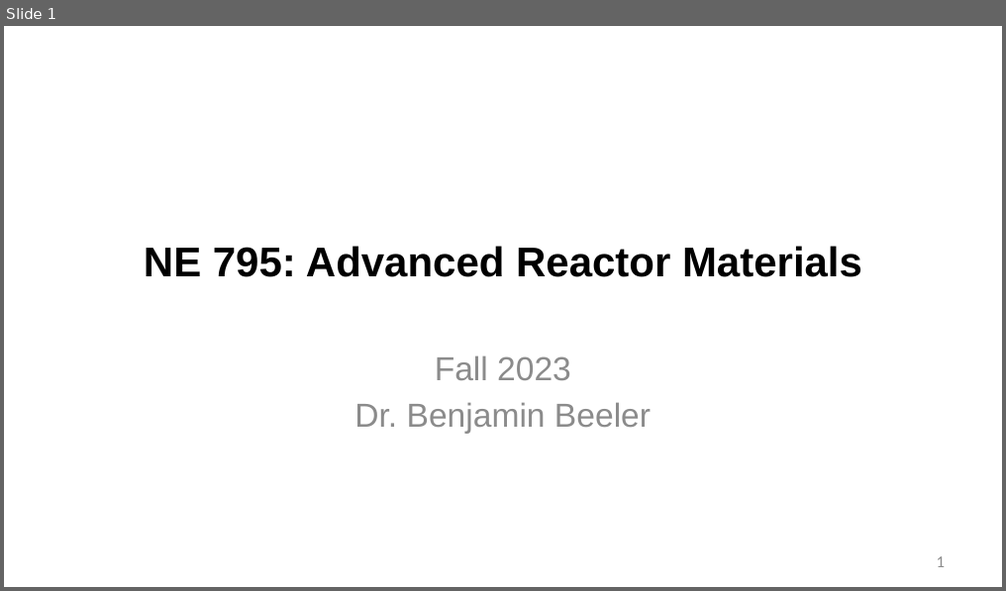
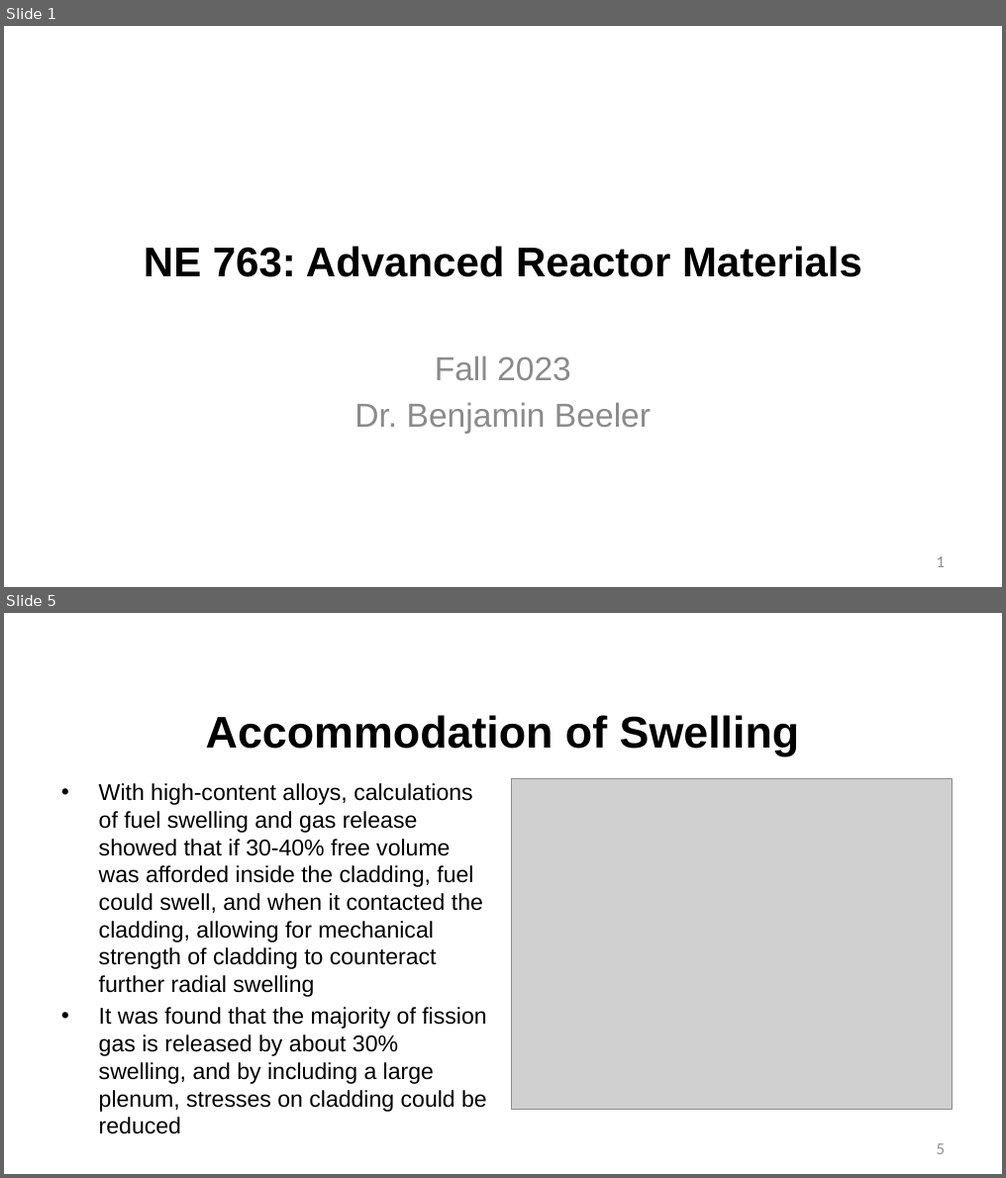
Before and after one commit to benbeeler/TEACHING, a slide deck: Advanced Reactor Materials/Fall2025/Lec9_SFRs.pptx. Shown one above the other, each under a label of ours: slide 1 before the commit, slides 1 and 5 after it; the slides between them are not shown. The pictures are 1006x591 and 1006x1178 pixels, drawn with LibreOffice and Linux fonts; fonts in the diff are those of the drawing; grey boxes stand for pictures; background and template pictures are left out. Boxes give left, top, right and bottom in pixels: in the first picture for what was removed or moved away, otherwise in the second. Text is boxed around its words. In the diff, an @@ line names an element or a change of style, - is before the commit and + after.

```diff
--- a/Advanced Reactor Materials/Fall2025/Lec9_SFRs.pptx
+++ b/Advanced Reactor Materials/Fall2025/Lec9_SFRs.pptx
@@ slide 5 added at <box>4,613,1002,1174</box>, background #FFFFFF @@
@@ title added at <box>206,715,800,757</box>, 42.7 pt, text #000000, bold @@
+Accommodation of Swelling
@@ text added at <box>99,783,487,1112</box>, 22 pt, text #000000 @@
+• With high-content alloys, calculations of fuel swelling and gas release showed that if 30-40% free volume was afforded inside the cladding, fuel could swell, and when it contacted the cladding, allowing for mechanical strength of cladding to counteract further radial swelling
+• It was found that the majority of fission gas is released by about 30% swelling, and by including a large plenum, stresses on cladding could be reduced
@@ picture added at <box>512,779,952,1109</box> @@
@@ page number added at <box>937,1144,944,1155</box>, 16 pt, text #8C8C8C @@
+5
@@ slide 1 changed as well @@
@@ title at <box>144,246,862,277</box>: text changed @@
-NE 795: Advanced Reactor Materials
+NE 763: Advanced Reactor Materials
```
Also in this commit, not shown: 3 other slides changed, 38 other slides added, 30 slides removed, 27 other files.
